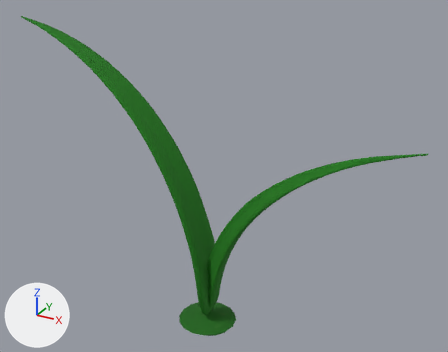
Two versions of the glTF model public/models/meadow-sprig/model.glb, one commit apart.
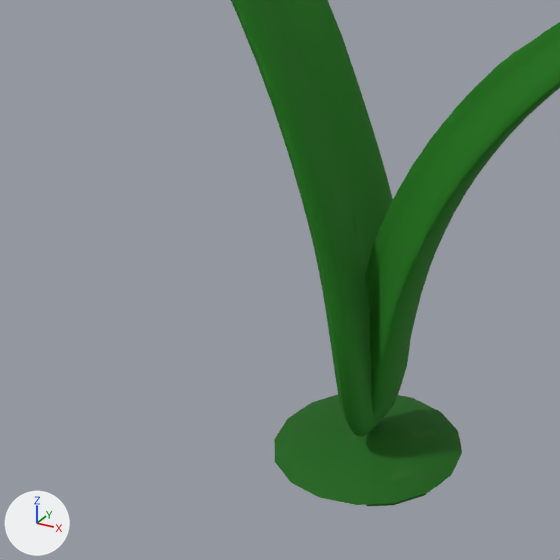
There are two pictures of each version: one whole from a 50 mm camera at (0.406, -0.666, 0.6) aimed at (0.027, 0.024, 0.255), one close up on the part from 22% to 59% of the width and 52% to 100% of the height. Lighting does not change. The marker at lower left points along +X, +Y and +Z. The older version's two pictures come first. Vertices at exactly the same position are counted once.

Names of what the first close-up shows: 'meadow-sprig.001'.
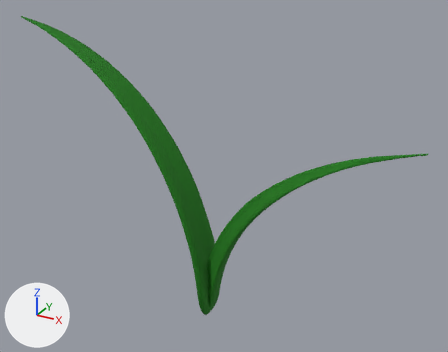
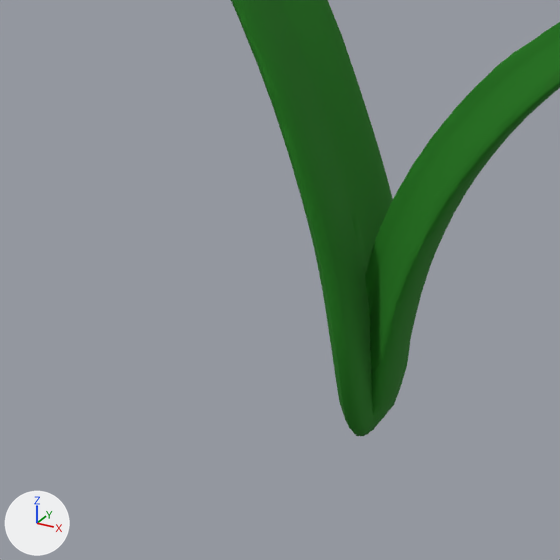
What differs and where, as boxes [x1, y1, x2, y2] in the close-ups (560 x 560 px):
'meadow-sprig.001', reshaped
    before: [231, 0, 560, 506]
    after: [231, 0, 560, 436]
part 1 of me_meadow_sprigsurface, deleted (mostly hidden)
    before: [366, 483, 441, 506]
part 2 of me_meadow_sprigsurface, deleted (green)
    before: [274, 395, 462, 505]

What the commit changed:
me_meadow_sprigsurface is used by ob_meadow_sprig_001; location (0.0, 0.0, 0.0).
me_meadow_sprigsurface had 5341 vertices, 11765 faces and spanned x -0.297..0.297, y -0.042..0.043, z 0.026..0.45.
me_meadow_sprigsurface now has 5207 vertices, 11546 faces and spans x -0.297..0.297, y -0.032..0.03, z 0.039..0.45.
me_meadow_sprigsurface part 1: the loose piece of 58 vertices spanning x -0.027..0.053, y -0.035..0.032, z 0.026..0.037 is deleted.
Part 2, on me_meadow_sprigsurface:
76 vertices are removed from x -0.032..0.055, y -0.042..0.043, z 0.028..0.038.
132 faces are deleted.
